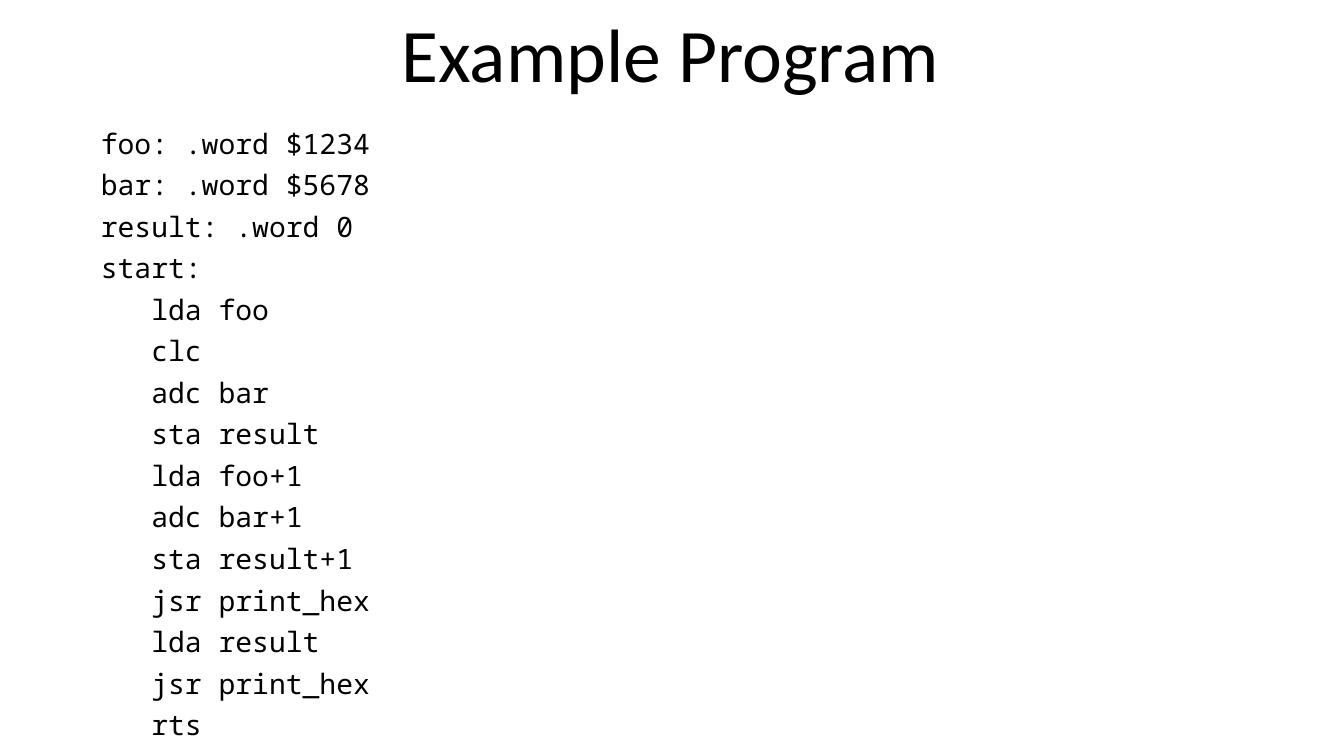
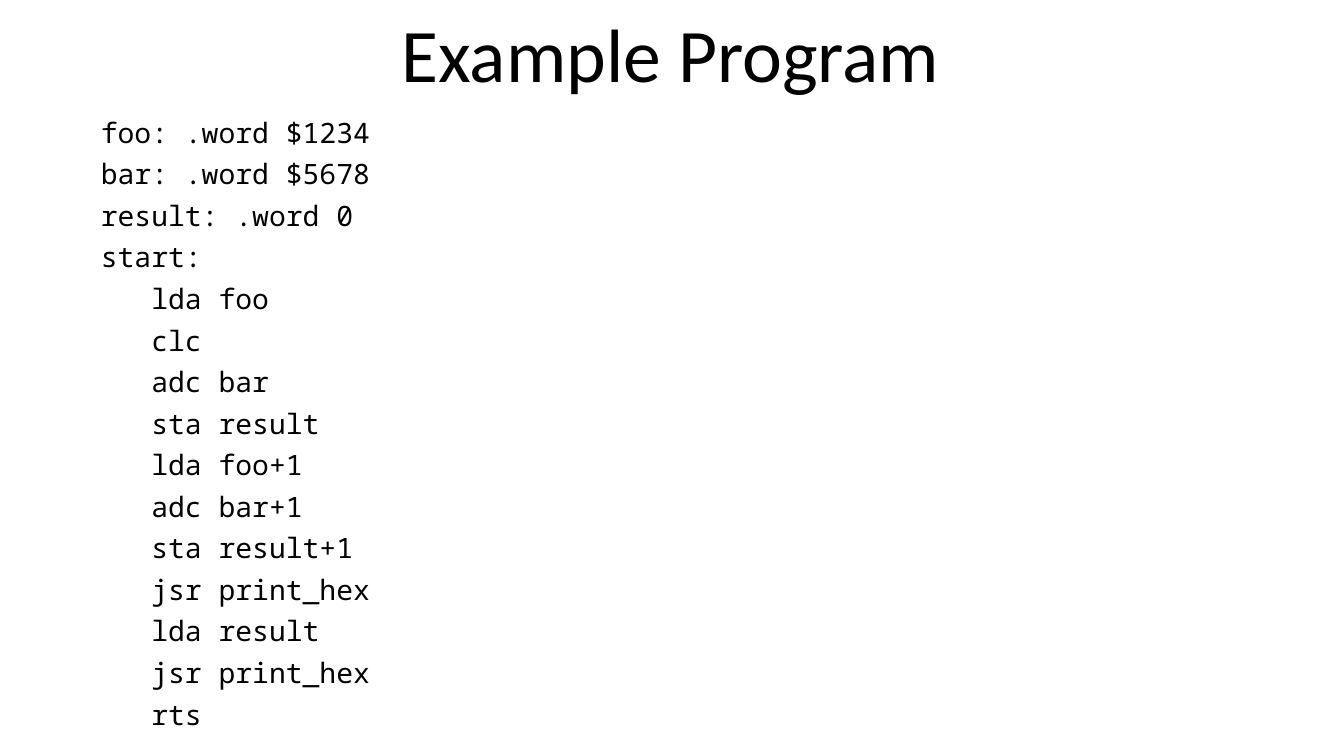
Before and after one commit to SlithyMatt/x16-assembly-tutorial, a slide deck: slide 15 of Lesson4/Lesson4.odp. Drawn at 1344x756 pixels with LibreOffice and Linux fonts; fonts in the diff are those of the drawing. Boxes give left, top, right and bottom in pixels: in the first picture for what was removed or moved away, otherwise in the second. Text is boxed around its words. In the diff, an @@ line names an element or a change of style, - is before the commit and + after.

Commit message:
Lesson 4 example working

```diff
--- a/Lesson4/Lesson4.odp
+++ b/Lesson4/Lesson4.odp
@@ text "foo: .word $1234": place and size @@
-text "foo: .word $1234" at bbox=[101, 132, 370, 736]
+text "foo: .word $1234" at bbox=[101, 121, 370, 726]
```
Also in this commit, not shown: 2 other slides changed, 2 other files.
